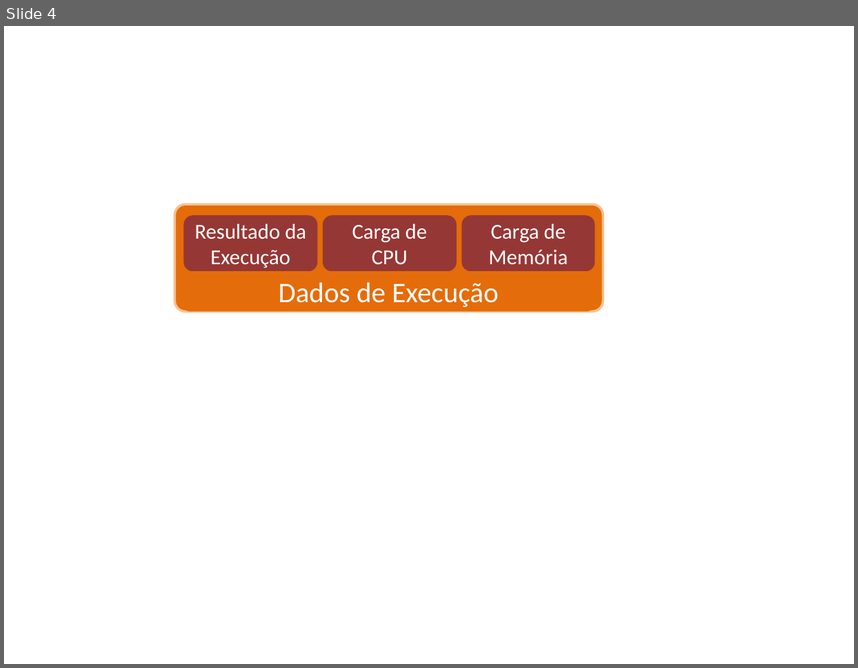
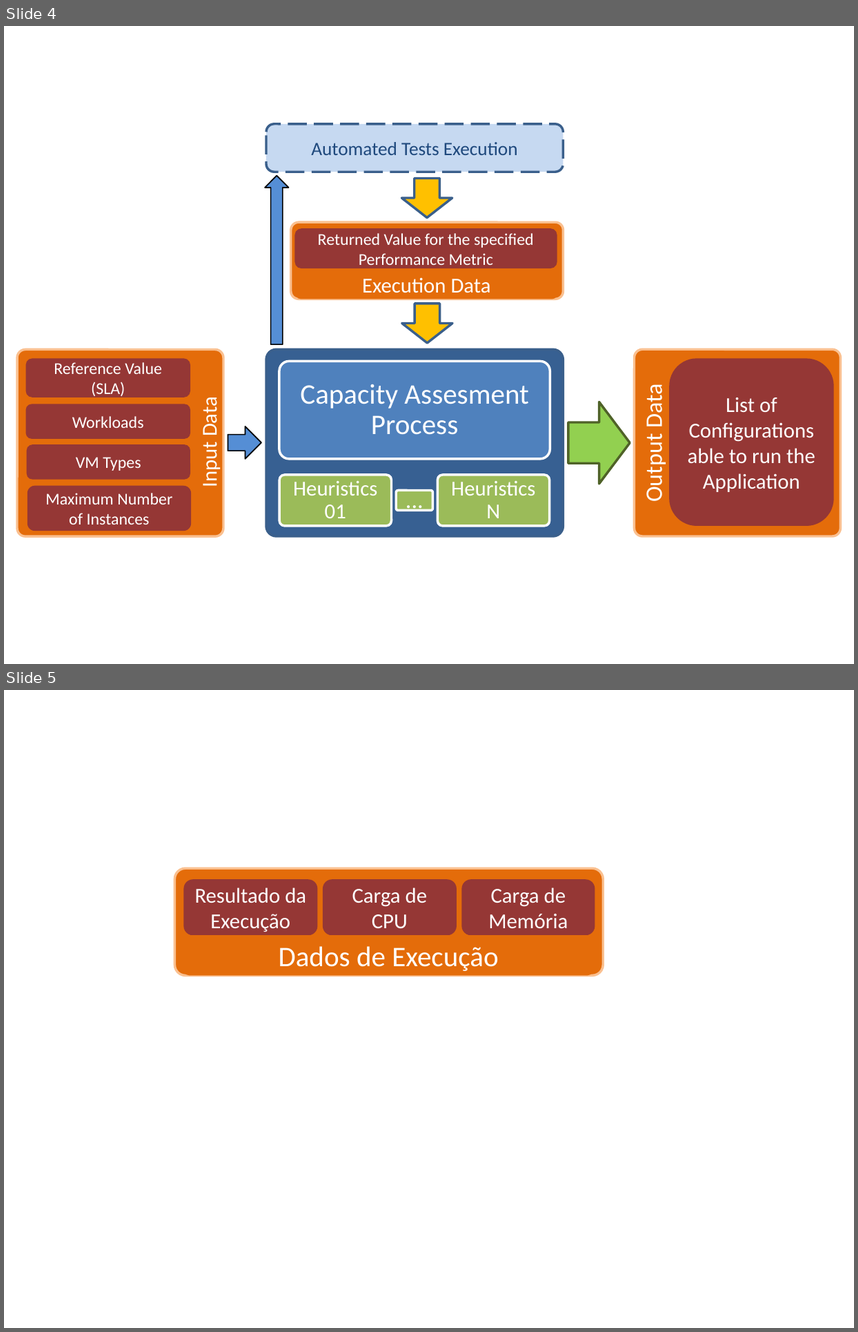
Before and after one commit to marcelocg/Dissertacao, a slide deck: Ilustracoes Dissertacao.pptx. Shown one above the other, each under a label of ours: slide 4 before the commit, slides 4 and 5 after it. The pictures are 858x668 and 858x1332 pixels, drawn with LibreOffice and Linux fonts; fonts in the diff are those of the drawing. Boxes give left, top, right and bottom in pixels: in the first picture for what was removed or moved away, otherwise in the second. Text is boxed around its words. In the diff, an @@ line names an element or a change of style, - is before the commit and + after.

```diff
--- a/Ilustracoes Dissertacao.pptx
+++ b/Ilustracoes Dissertacao.pptx
@@ slide 4 added at <box>4,26,854,664</box>, background #FFFFFF @@
@@ group added at <box>16,124,840,536</box>: 18 rounded rectangles, 4 texts, 3 right arrows, 2 down arrows @@
+Capacity Assesment Process
+Automated Tests Execution
+Returned Value for the specified Performance Metric
+Execution Data
+Output Data
+List of Configurations able to run the Application
+Input Data
+VM Types
+Workloads
+Reference Value (SLA)
+Maximum Number of Instances
+Heuristics 01
+...
+Heuristics N
@@ what was slide 4 is now slide 5 @@
```
Also in this commit, not shown: 13 other files.
